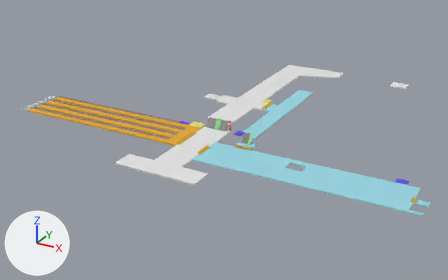
A saved change to the FBX model Assets/Models/2F.fbx.
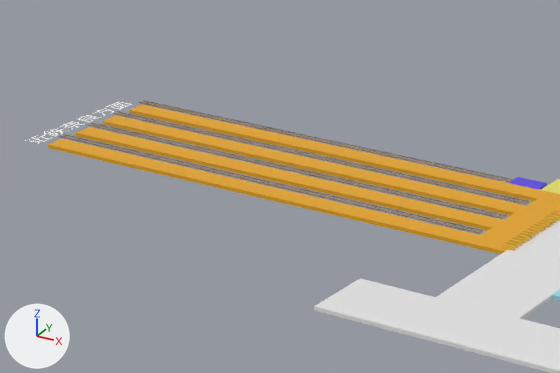
Each version is shown whole from a 50 mm camera at (127.0, -404.0, 166.0) aimed at (-88.0, -14.0, -29.0), then close up on the part from 3% to 43% of the width and 23% to 66% of the height. Lighting does not change. The marker at lower left points along +X, +Y and +Z. The first two pictures are the older version. Where no turn or scale is listed for an object, it has been applied to the vertices.

Objects in the first close-up: '標準軌レール.005', '標準軌レール.006', '標準軌レール.007', '標準軌レール.008', '近鉄ホーム', '近鉄改札', '近鉄新幹線連絡通路' and 4 more.
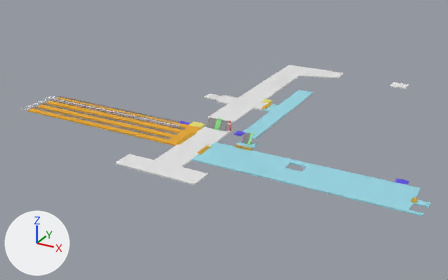
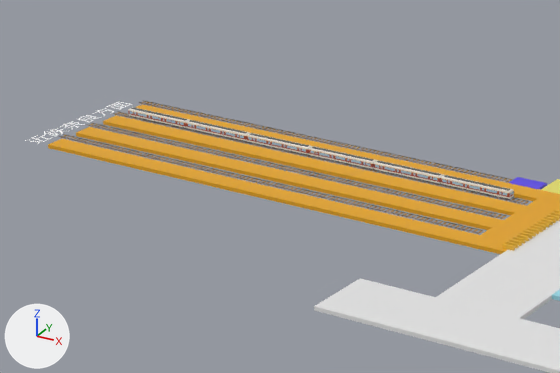
Pixel boxes [x1, y1, x2, y2] of what changed, in the close-ups (560 x 373 px):
'近鉄8800', added
    after: [128, 107, 514, 199]
    faces in mat_近鉄8800白 (white #e7e4db): [128, 107, 514, 199]
    faces in mat_近鉄8800車体下 (dark grey #616161): [131, 107, 514, 199]
    faces in mat_近鉄8800赤 (red #a64a3a): [128, 111, 514, 197]
    faces in mat_近鉄8800窓 (blue #a1cae7): [130, 111, 513, 196]

The change, as a diff of the scene's bpy script:
```diff
--- a/Assets/Models/2F.fbx.py
+++ b/Assets/Models/2F.fbx.py
@@ mat_近鉄8800窓 @@
+mat_近鉄8800窓 = principled_material('近鉄8800窓')
+mat_近鉄8800窓.base_color = (0.354, 0.593, 0.8)  # blue #a1cae7
@@ mat_近鉄8800赤 @@
+mat_近鉄8800赤 = principled_material('近鉄8800赤')
+mat_近鉄8800赤.base_color = (0.383, 0.068, 0.0418)  # red #a64a3a
@@ mat_近鉄8800白 @@
+mat_近鉄8800白 = principled_material('近鉄8800白')
+mat_近鉄8800白.base_color = (0.8, 0.776, 0.706)  # white #e7e4db
@@ mat_近鉄8800車体下 @@
+mat_近鉄8800車体下 = principled_material('近鉄8800車体下')
+mat_近鉄8800車体下.base_color = (0.119, 0.119, 0.119)  # dark grey #616161
@@ me_立方体_213 @@
+me_立方体_213.from_pydata(...)  # 4792 vertices, 4412 faces; spans x -10.0..111.2, y -1.0..1.0, z -1.0..1.2
+# faces by material slot: [2226, 278, 1741, 167]
+me_立方体_213.materials.append(mat_近鉄8800白)  # white #e7e4db
+me_立方体_213.materials.append(mat_近鉄8800赤)  # red #a64a3a
+me_立方体_213.materials.append(mat_近鉄8800車体下)  # dark grey #616161
+me_立方体_213.materials.append(mat_近鉄8800窓)  # blue #a1cae7
@@ ob_近鉄8800 @@
+ob_近鉄8800 = bpy.data.objects.new('近鉄8800', me_立方体_213)
+ob_近鉄8800.location = (-219.0, -47.0, -9.7)
```
